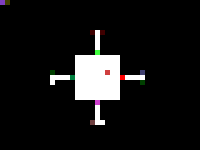
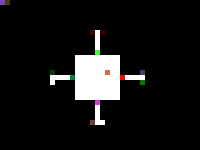
Revision of a layered w=200, h=150 image; what changed, layer by layer:
painted on "wallmask" over (x1=105, y1=70, x2=145, y2=85)
